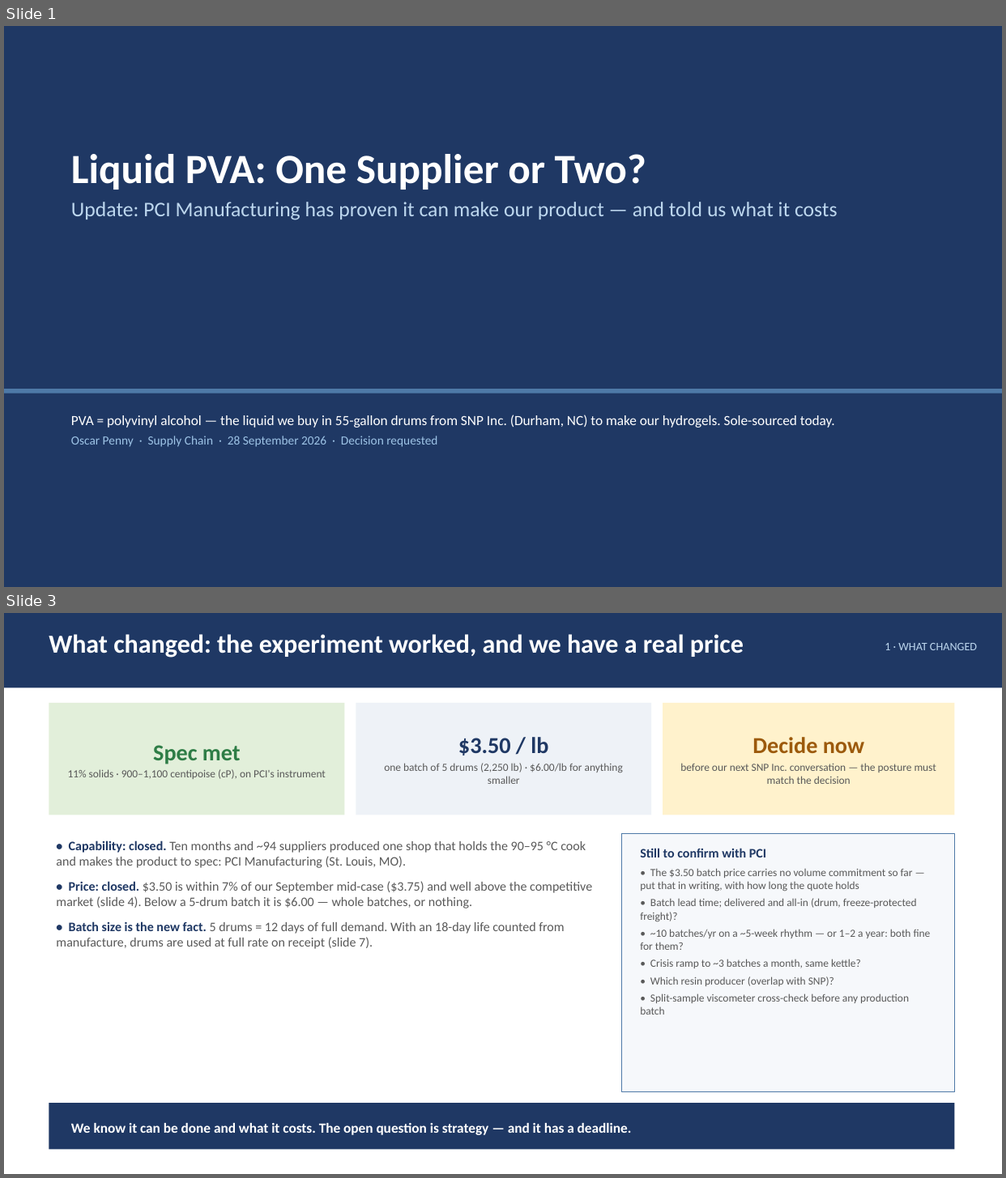
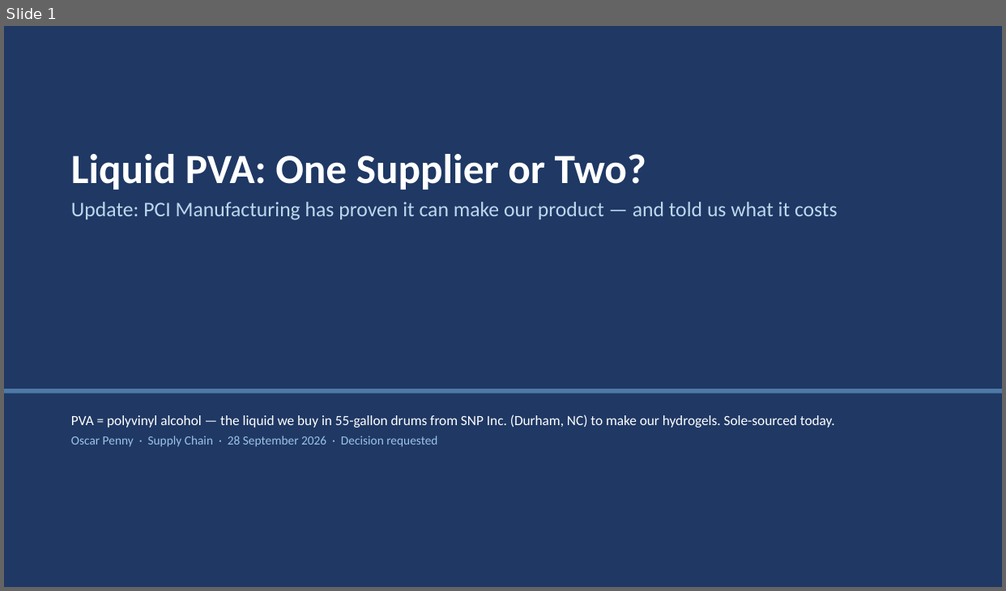
Before and after one commit to naviero1/Claude-Works, a slide deck: PVA second supplier initiative/PVA_Second_Supplier_Leadership_Deck.pptx. Shown one above the other, each under a label of ours: slides 1 and 3 before the commit, slide 1 after it; the slides between them are not shown. The pictures are 1006x1178 and 1006x591 pixels, drawn with LibreOffice and Linux fonts; fonts in the diff are those of the drawing. Boxes give left, top, right and bottom in pixels: in the first picture for what was removed or moved away, otherwise in the second. Text is boxed around its words. In the diff, an @@ line names an element or a change of style, - is before the commit and + after.

```diff
--- a/PVA second supplier initiative/PVA_Second_Supplier_Leadership_Deck.pptx
+++ b/PVA second supplier initiative/PVA_Second_Supplier_Leadership_Deck.pptx
@@ slide 3 removed at [4,613,1002,1174], background #FFFFFF @@
@@ rectangle removed at [4,613,1002,688] @@
@@ text removed at [49,634,744,658] @@
-What changed: the experiment worked, and we have a real price
@@ text removed at [884,643,977,650] @@
-1 · WHAT CHANGED
@@ rectangle removed at [49,703,345,815] @@
@@ rectangle removed at [356,703,651,815] @@
@@ rectangle removed at [663,703,955,815] @@
@@ text removed at [68,745,326,779] @@
-Spec met
-11% solids · 900–1,100 centipoise (cP), on PCI's instrument
@@ text removed at [384,737,623,784] @@
-$3.50 / lb
-one batch of 5 drums (2,250 lb) · $6.00/lb for anything smaller
@@ text removed at [680,737,936,784] @@
-Decide now
-before our next SNP Inc. conversation — the posture must match the decision
@@ text removed at [56,841,592,949] @@
-• Capability: closed. Ten months and ~94 suppliers produced one shop that holds the 90–95 °C cook and makes the product to spec: PCI Manufacturing (St. Louis, MO).
-• Price: closed. $3.50 is within 7% of our September mid-case ($3.75) and well above the competitive market (slide 4). Below a 5-drum batch it is $6.00 — whole batches, or nothing.
-• Batch size is the new fact. 5 drums = 12 days of full demand. With an 18-day life counted from manufacture, drums are used at full rate on receipt (slide 7).
@@ rectangle removed at [621,834,955,1093] @@
@@ text removed at [640,848,931,1015] @@
-Still to confirm with PCI
-• The $3.50 batch price carries no volume commitment so far — put that in writing, with how long the quote holds
-• Batch lead time; delivered and all-in (drum, freeze-protected freight)?
-• ~10 batches/yr on a ~5-week rhythm — or 1–2 a year: both fine for them?
-• Crisis ramp to ~3 batches a month, same kettle?
-• Which resin producer (overlap with SNP)?
-• Split-sample viscometer cross-check before any production batch
@@ rectangle removed at [49,1103,955,1150] @@
@@ text removed at [71,1123,632,1135] @@
-We know it can be done and what it costs. The open question is strategy — and it has a deadline.
```
Also in this commit, not shown: 9 slides changed, 3 other files.
